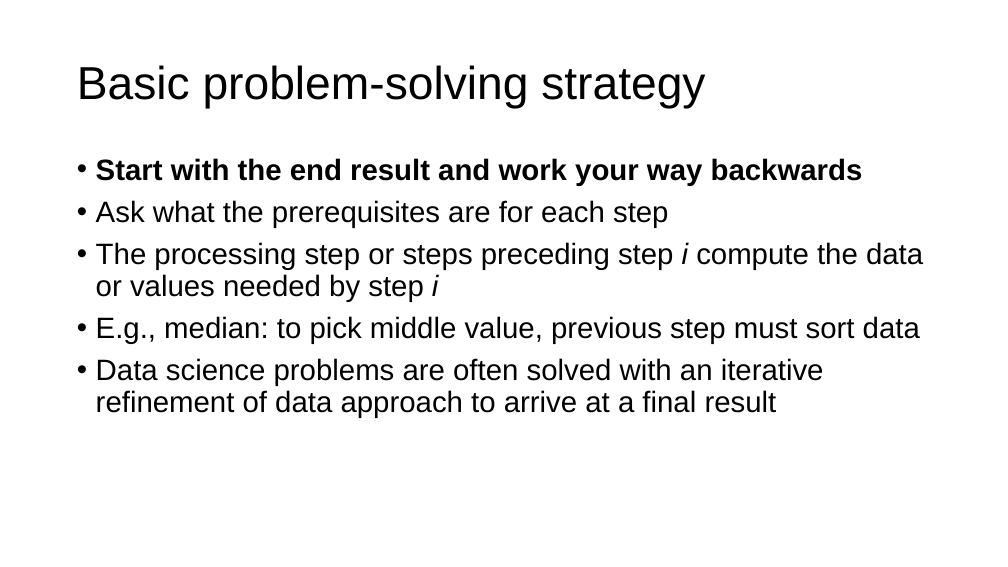
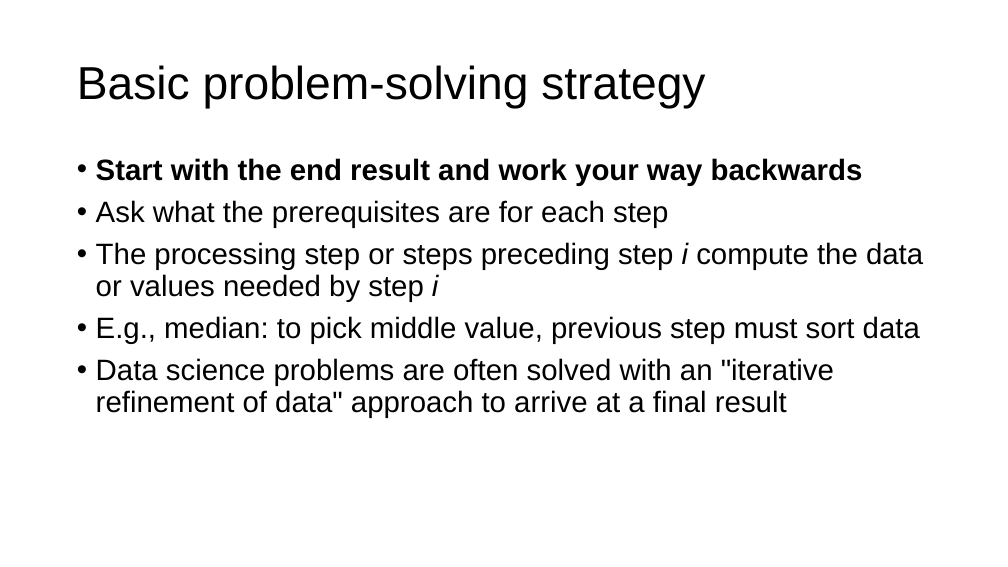
Before and after one commit to parrt/msds501, a slide deck: slide 20 of slides/programming-patterns.pptx. Drawn at 1008x567 pixels with LibreOffice and Linux fonts; fonts in the diff are those of the drawing; background and template pictures are left out. Boxes give left, top, right and bottom in pixels: in the first picture for what was removed or moved away, otherwise in the second. Text is boxed around its words. In the diff, an @@ line names an element or a change of style, - is before the commit and + after.

```diff
--- a/slides/programming-patterns.pptx
+++ b/slides/programming-patterns.pptx
@@ text at (x1=96, y1=358, x2=834, y2=418): text changed @@
-• Data science problems are often solved with an iterative refinement of data approach to arrive at a final result
+• Data science problems are often solved with an "iterative refinement of data" approach to arrive at a final result
```
Also in this commit, not shown: 2 other slides changed, 4 other files.
